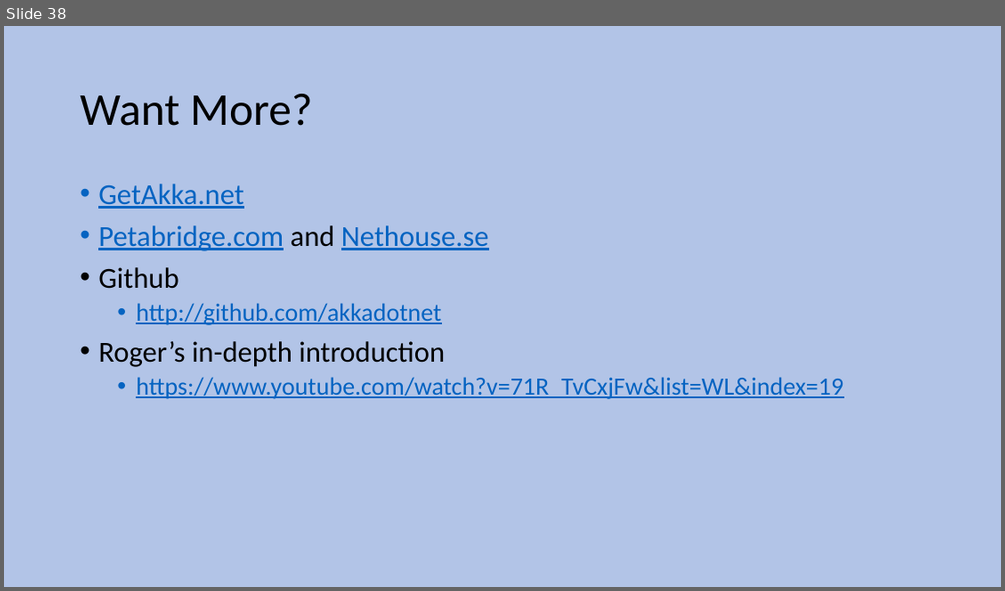
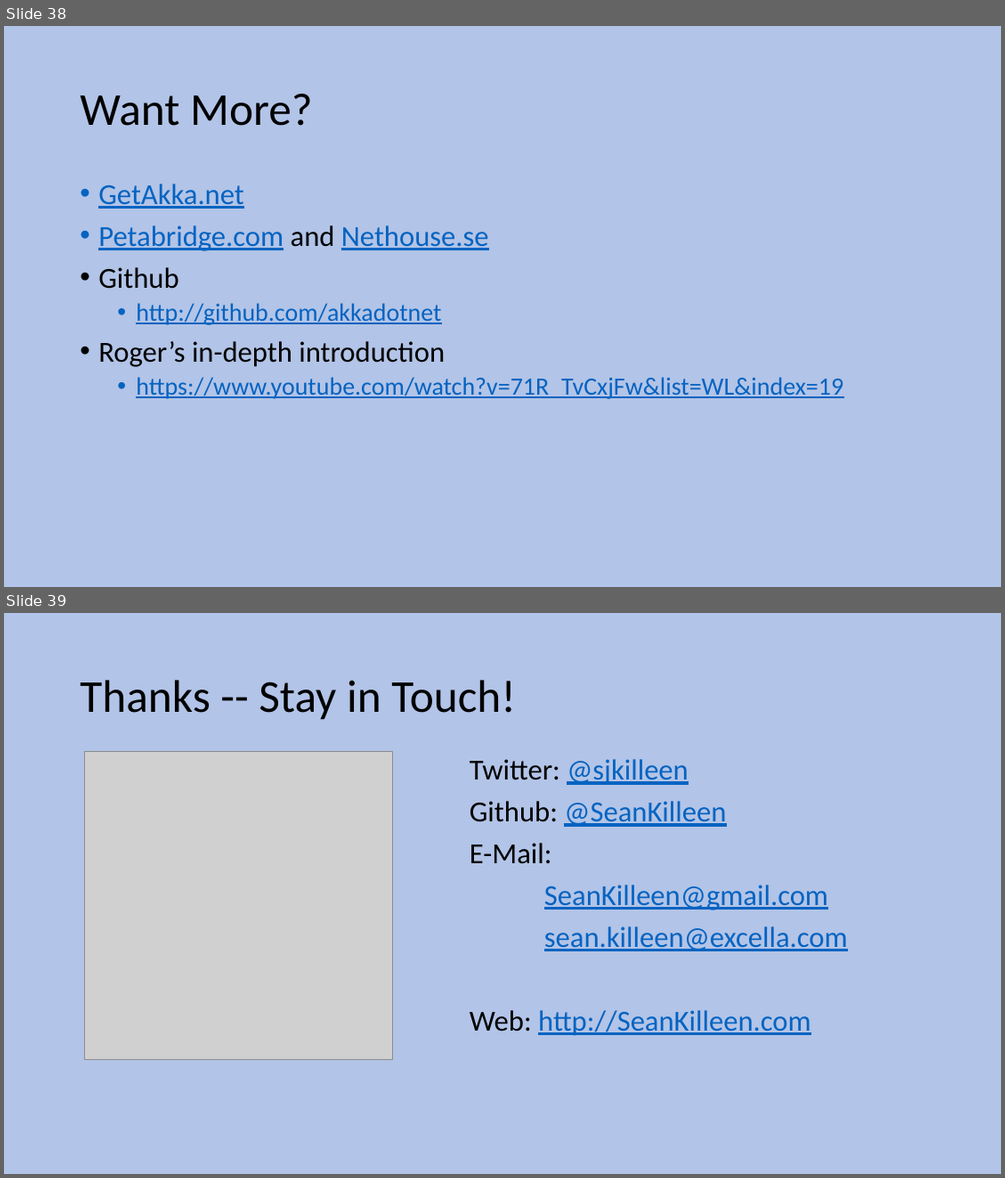
Before and after one commit to SeanKilleen/Presentations, a slide deck: 2016-06_AkkaIntro/presentation/BaltoMSDN_Akka.pptx. Shown one above the other, each under a label of ours: slide 38 before the commit, slides 38 and 39 after it. The pictures are 1005x591 and 1005x1178 pixels, drawn with LibreOffice and Linux fonts; fonts in the diff are those of the drawing; grey boxes stand for pictures; background and template pictures are left out. Boxes give left, top, right and bottom in pixels: in the first picture for what was removed or moved away, otherwise in the second. Text is boxed around its words. In the diff, an @@ line names an element or a change of style, - is before the commit and + after.

```diff
--- a/2016-06_AkkaIntro/presentation/BaltoMSDN_Akka.pptx
+++ b/2016-06_AkkaIntro/presentation/BaltoMSDN_Akka.pptx
@@ slide 39 added at box(4, 613, 1001, 1174), background #B2C4E7 @@
@@ title added at box(80, 680, 516, 720), 44 pt, text #000000 @@
+Thanks -- Stay in Touch!
@@ picture added at box(85, 751, 393, 1060) @@
@@ text added at box(469, 759, 848, 1036), 28 pt, text #0563C1, underline @@
+Twitter: @sjkilleen
+Github: @SeanKilleen
+E-Mail:
+SeanKilleen@gmail.com
+sean.killeen@excella.com
+Web: http://SeanKilleen.com
```
Also in this commit, not shown: 1 other slide added, 1 slide removed.
